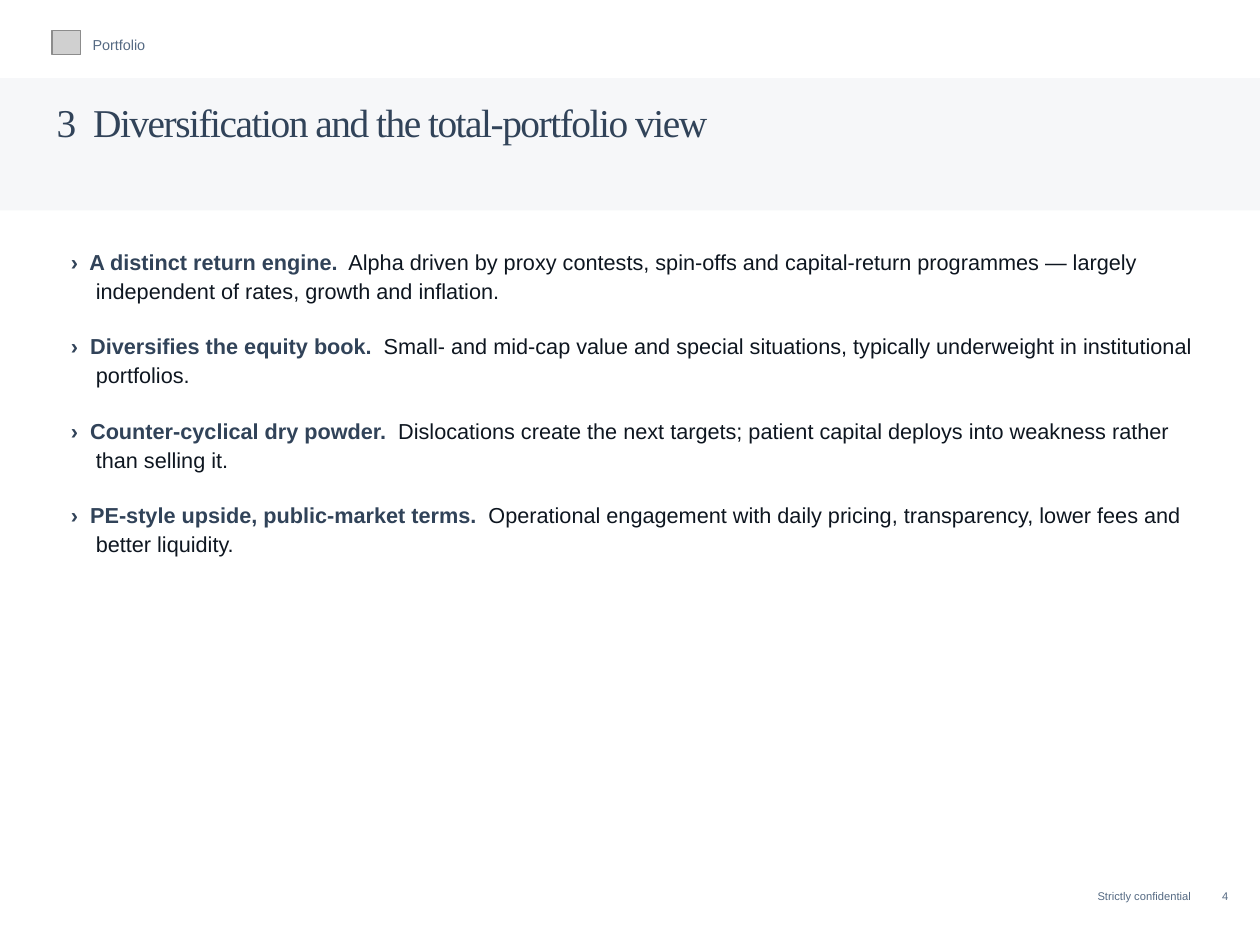
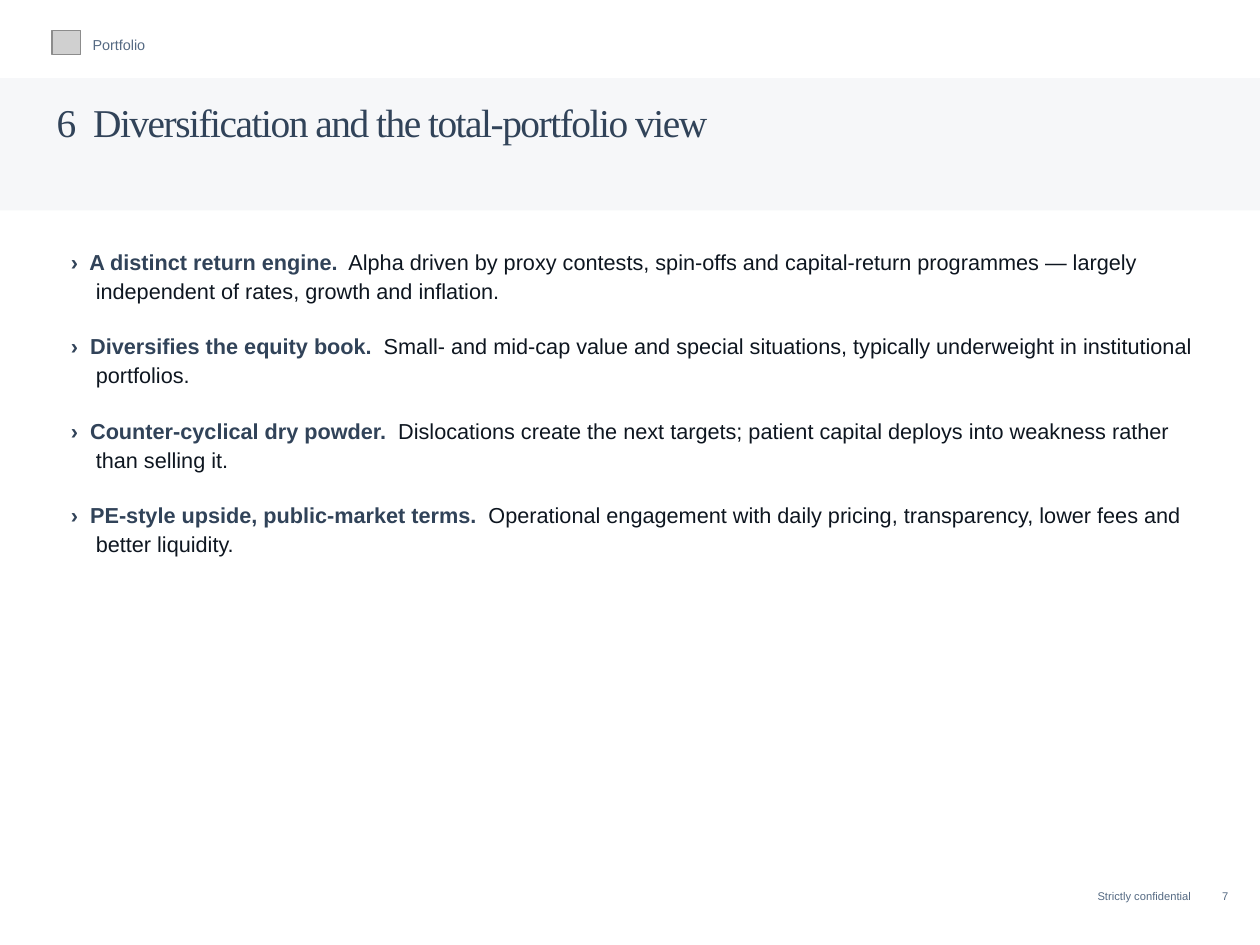
Before and after one commit to charette-lab/Claude, a slide deck: slide 9 of Athanase_Engaged_Ownership_Allocator_Deck.pptx (slide 6 before the commit). Drawn at 1260x945 pixels with LibreOffice and Linux fonts; fonts in the diff are those of the drawing; grey boxes stand for pictures. Boxes give left, top, right and bottom in pixels: in the first picture for what was removed or moved away, otherwise in the second. Text is boxed around its words. In the diff, an @@ line names an element or a change of style, - is before the commit and + after.

```diff
--- a/Athanase_Engaged_Ownership_Allocator_Deck.pptx
+++ b/Athanase_Engaged_Ownership_Allocator_Deck.pptx
@@ text at box(57, 109, 707, 145): text changed @@
-3 Diversification and the total-portfolio view
+6 Diversification and the total-portfolio view
@@ text at box(1098, 892, 1228, 903): text changed @@
-Strictly confidential 4
+Strictly confidential 7
```
Also in this commit, not shown: 58 other slides changed, 3 slides added, 1 other file.
